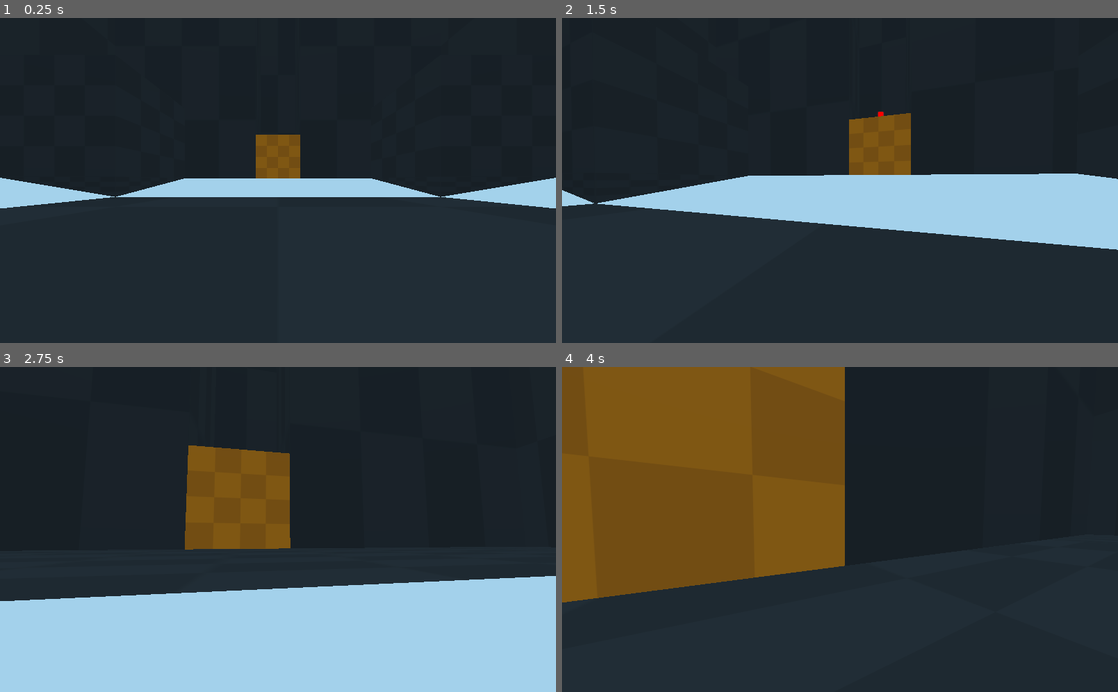
Above: before the commit, frames 1-4 (two rows, left to right).
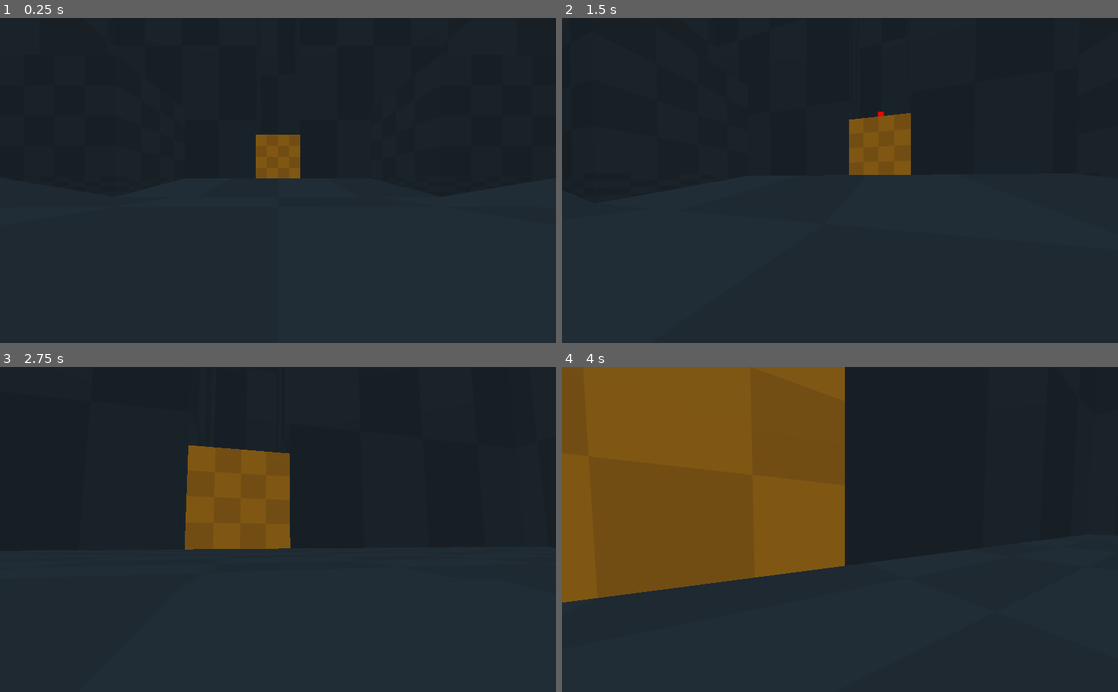
Above: after the commit, the same moments.

Repository: rojuu/fgj2022
Game: Godot game, scene res://main.tscn
Two runs of this game, one before a commit and one after it. Both use one fixed random seed, a clock stepped at 60 frames per second and the inputs below.
Inputs (mouse positions are in pixels of both pictures, inside the frame that each line leads up to):
- Up to frame 1 (0.25 s): no input
- Up to frame 2 (1.5 s): tap Enter at 0.5 s; move the mouse to (867, 180) at 0.52 s; hold W (move_forwards) from 0.53 s (still down); click (867, 180) at 0.6 s; move the mouse to (812, 180) at 1.27 s; click (812, 180) at 1.35 s
- Up to frame 3 (2.75 s): keep holding W (move_forwards); move the mouse to (289, 523) at 2.02 s; click (289, 523) at 2.1 s
- Up to frame 4 (4 s): keep holding W (move_forwards); move the mouse to (834, 536) at 2.77 s; click (834, 536) at 2.85 s; move the mouse to (878, 532) at 3.52 s; click (878, 532) at 3.6 s

The runs differ from the first frame. In frame 1, 4.6% of the frame differs, in the area x 0-100%, y 49-59%; in frame 2, 14%; in frame 3, 32%, in the area x 0-100%, y 64-100%; in frame 4, nothing differs.

Commit message:
Added textures to slopes

Diff:
--- a/level.tscn
+++ b/level.tscn
@@ -14,7 +14,11 @@
 albedo_texture = ExtResource( 1 )
 uv1_scale = Vector3( 2, 2, 1 )
 
-[sub_resource type="ShaderMaterial" id=3]
+[sub_resource type="SpatialMaterial" id=5]
+albedo_texture = ExtResource( 1 )
+
+[sub_resource type="SpatialMaterial" id=6]
+albedo_texture = ExtResource( 1 )
 
 [node name="level" type="Spatial"]
 
@@ -277,25 +281,25 @@
 use_collision = true
 polygon = PoolVector2Array( -25, -10, -25, -5, 5, 0, 5, -5 )
 depth = 80.0
-material = SubResource( 3 )
+material = SubResource( 5 )
 
 [node name="Slope2" type="CSGPolygon" parent="."]
 transform = Transform( 1, 0, 0, 0, 1, 0, 0, 0, 1, 65, 0, 40 )
 use_collision = true
 polygon = PoolVector2Array( -25, -10, -25, -5, 5, 0, 5, -5 )
 depth = 80.0
-material = SubResource( 3 )
+material = SubResource( 6 )
 
 [node name="Slope3" type="CSGPolygon" parent="."]
 transform = Transform( -4.37114e-08, 0, -1, 0, 1, 0, 1, 0, -4.37114e-08, -40, 0, 65 )
 use_collision = true
 polygon = PoolVector2Array( -25, -10, -25, -5, 5, 0, 5, -5 )
 depth = 80.0
-material = SubResource( 3 )
+material = SubResource( 6 )
 
 [node name="Slope4" type="CSGPolygon" parent="."]
 transform = Transform( -1, 0, 8.74228e-08, 0, 1, 0, -8.74228e-08, 0, -1, -65, 0, -40 )
 use_collision = true
 polygon = PoolVector2Array( -25, -10, -25, -5, 5, 0, 5, -5 )
 depth = 80.0
-material = SubResource( 3 )
+material = SubResource( 6 )
Not shown: 1 places in level.tscn that only renumber resources
